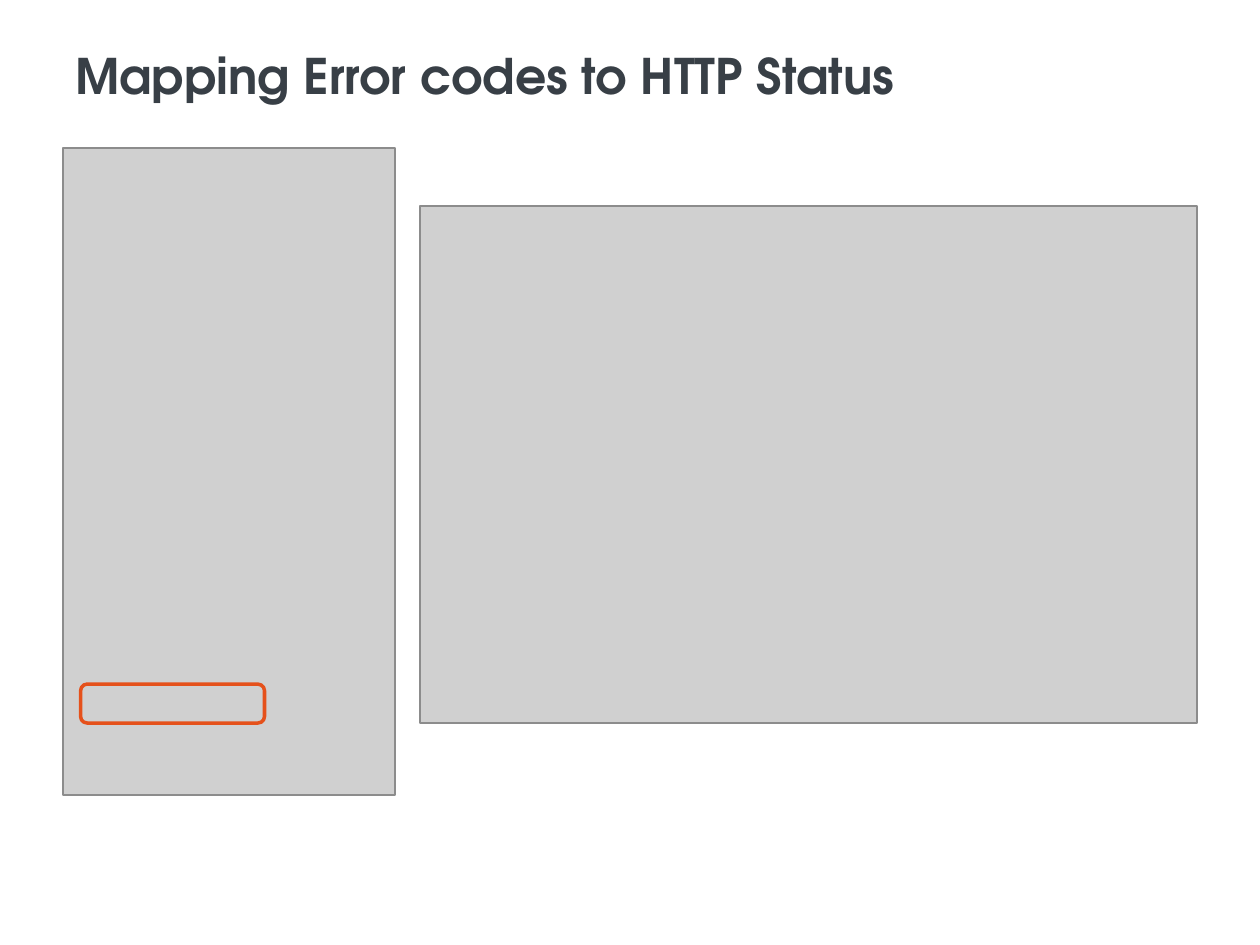
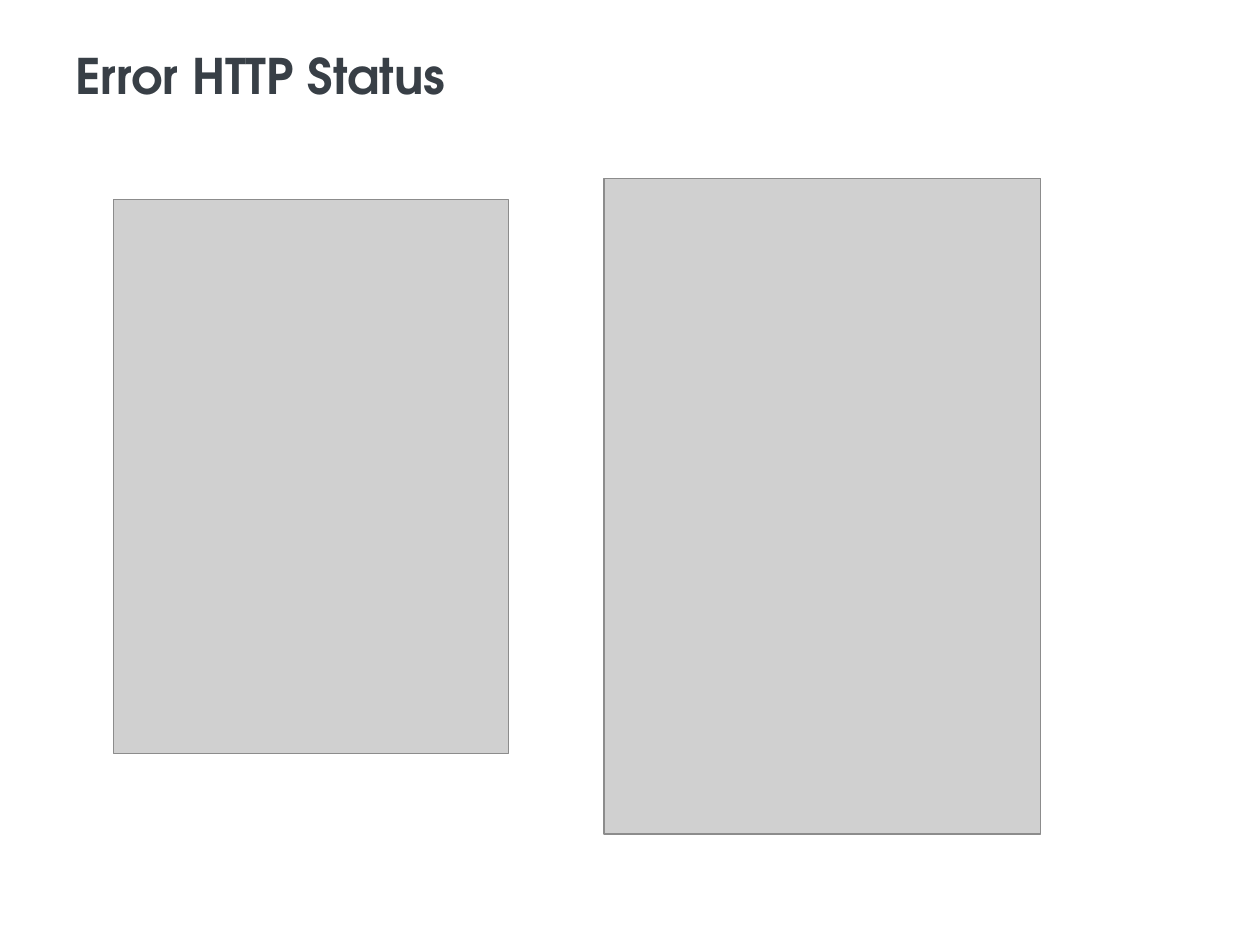
Before and after one commit to BlueInt32/prez_error_handling, a slide deck: slide 12 of Error Handling presentation.pptx (slide 34 before the commit). Drawn at 1260x945 pixels with LibreOffice and Linux fonts; fonts in the diff are those of the drawing; grey boxes stand for pictures; background and template pictures are left out. Boxes give left, top, right and bottom in pixels: in the first picture for what was removed or moved away, otherwise in the second. Text is boxed around its words. In the diff, an @@ line names an element or a change of style, - is before the commit and + after.

```diff
--- a/Error Handling presentation.pptx
+++ b/Error Handling presentation.pptx
@@ title at (x1=76, y1=57, x2=446, y2=95): text changed @@
-Mapping Error codes to HTTP Status
+Error HTTP Status
@@ picture added at (x1=604, y1=178, x2=1041, y2=834) @@
@@ picture resized from (x1=63, y1=147, x2=396, y2=795) to (x1=113, y1=200, x2=509, y2=753) @@
@@ picture removed at (x1=420, y1=205, x2=1197, y2=722) @@
@@ rounded rectangle removed at (x1=81, y1=684, x2=265, y2=723) @@
```
Also in this commit, not shown: 21 other slides changed, 28 slides added, 10 slides removed, 18 other files.
